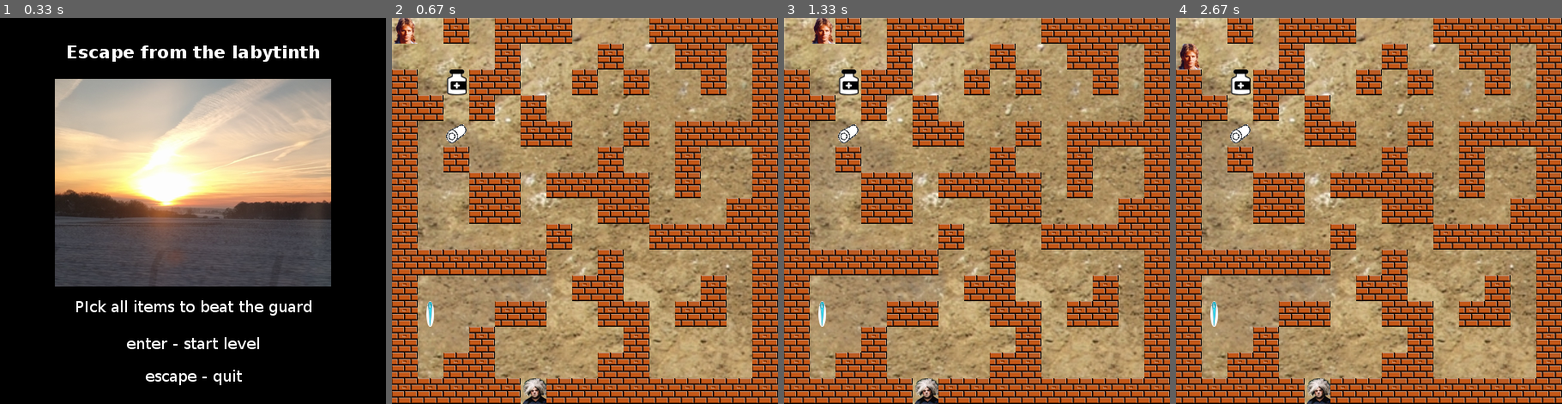
Above: before the commit, frames 1-4 (left to right).
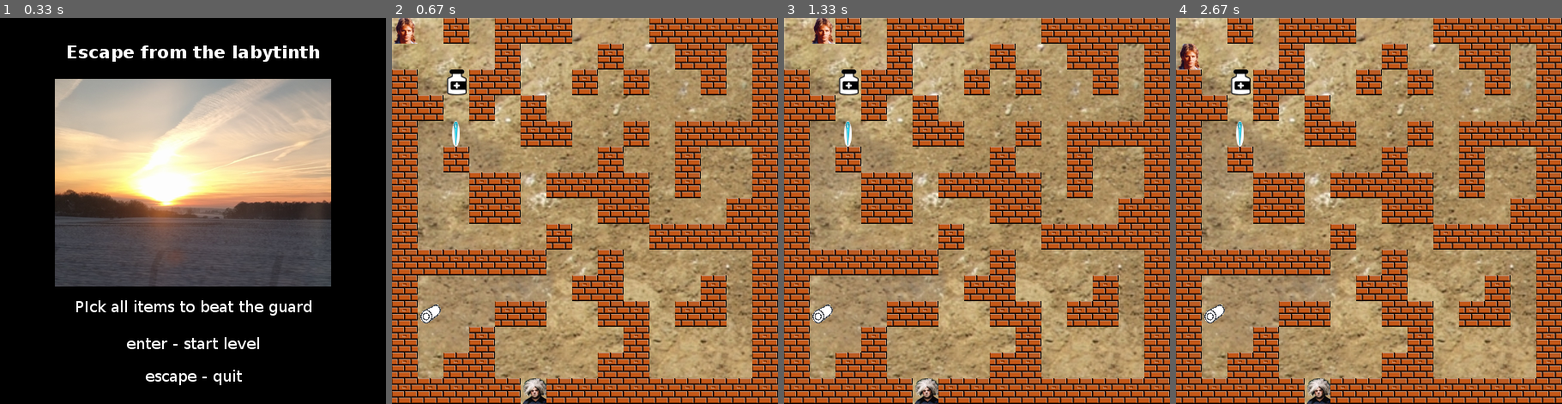
Above: after the commit, the same moments.

Repository: slesouef/EscapeGame
Game: pygame game, started from run.py
Two runs of this game, one before a commit and one after it. Both use one fixed random seed, a clock stepped at 60 frames per second and the inputs below.
Inputs:
- Up to frame 1 (0.33 s): no input
- Up to frame 2 (0.67 s): tap Enter at 0.33 s
- Up to frame 3 (1.33 s): hold Right 0.67-1.13 s
- Up to frame 4 (2.67 s): hold Left 2-2.53 s; hold Down from 2.57 s (still down)

Frame 1 is identical in both runs. In frame 2, 0.4% of the frame differs, in the area x 7-20%, y 26-80%; in frame 3, 0.4%; in frame 4, 0.4%.

Commit message:
simplified level.create_item method

Diff:
--- a/level.py
+++ b/level.py
@@ -10,8 +10,11 @@
     """level structure must be imported from an external file"""
 
     def __init__(self, file):
+        # class elements
         self.file = file
         self.structure = []
+        self.items = ["B", "P", "N"]
+        # initiate wrapper
         self.mypygame = Mypygame()
         # load assets
         self.wall = self.mypygame.load_asset(WALL_IMAGE)
@@ -31,26 +34,18 @@
 
     def create_items(self):
         """method to modify level structure with item markers at random location"""
-        # create randomization loop counter
-        items_set = 0
-        while items_set < 3:# for item in items
+        for item in self.items:
             # create random values for x,y item coordinates
             item_x = random.randint(1, (SPRITES_PER_ROW - 1))
             item_y = random.randint(1, (SPRITES_PER_ROW - 1))
             # if check random position is not a wall
             if self.structure[item_y][item_x] != "M":
-                if items_set == 0:
-                    # modify level structure with item marker
-                    self.structure[item_y][item_x] = "B"
-                elif items_set == 1:
-                    self.structure[item_y][item_x] = "P"
-                elif items_set == 2:
-                    self.structure[item_y][item_x] = "N"
-                # increment counter
-                items_set += 1
-            # else restart loop from random values creation
+                # modify level structure with item marker
+                self.structure[item_y][item_x] = item
             else:
-                continue
+                # add item back to array until 3 items are placed
+                self.items.append(item)
+        return self.structure
 
     def display_level(self):
         """display level in pygame from structure"""
--- a/play.py
+++ b/play.py
@@ -10,6 +10,7 @@
 from constants import *
 
 class Play:
+    """class to manipulate the level"""
 
     def __init__(self, file):
         # initiate loop
@@ -32,9 +33,8 @@
         """build level display"""
         # create level
         self.level.create_level()
+        # insert items
         self.level.create_items()
-        self.level.display_level()
-        self.mypygame.refresh_display()
 
     def play_level(self):
         """level sub loop for the game"""
@@ -42,7 +42,8 @@
         for events in self.mypygame.get_events():
             if events.type == QUIT:
                 # game exit
-                pass
+                self.playing = 0
+                break
             elif events.type == KEYDOWN:
                 if events.key == K_ESCAPE:
                     # return to menu
